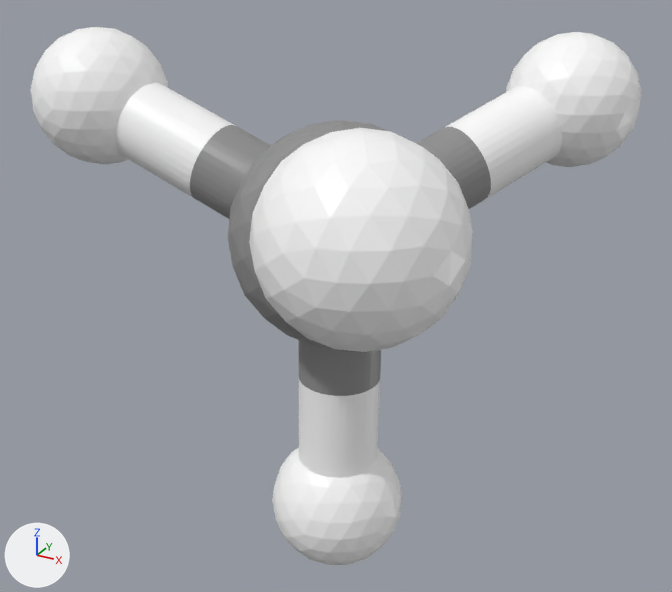
Two versions of the glTF model assets/molecule/CH4/CH4.gltf, one commit apart.
The view is the same before and after, from a camera (50 mm lens) standing at (0.373, -0.727, 0.772) and looking at (-0.02, -0.013, 0.415). Every picture has the same lights, and +X, +Y and +Z are marked at lower left. Where no turn or scale is listed for an object, it has been applied to the vertices.

In view in the first picture: 'Shape_IndexedFaceSet.022', 'Shape_IndexedFaceSet.023', 'Shape_IndexedFaceSet.024', 'Shape_IndexedFaceSet.025', 'Shape_IndexedFaceSet.026', 'Shape_IndexedFaceSet.027', 'Shape_IndexedFaceSet.029', 'Shape_IndexedFaceSet.034', 'Shape_IndexedFaceSet.035', 'Shape_IndexedFaceSet.037', 'Shape_IndexedFaceSet.039'.
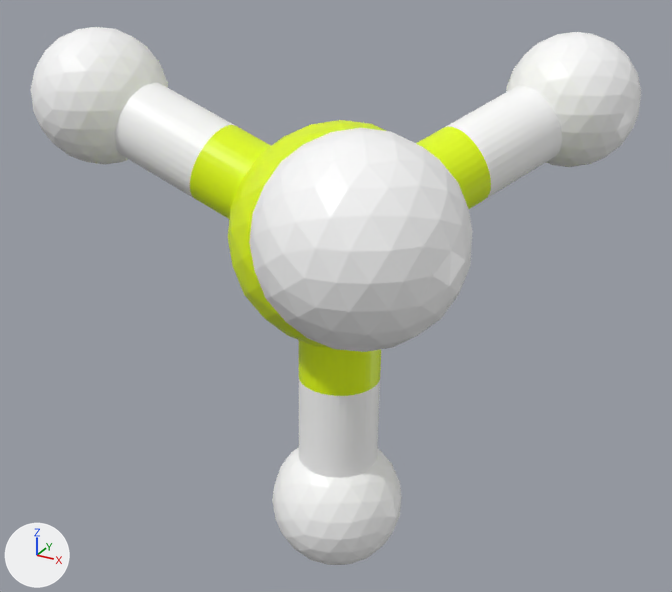
The newer file is also rescaled (x0.781), turned or shifted as a whole; pictures and numbers use the older file's frame.

What differs and where, as boxes [x1, y1, x2, y2] in the pictures (672 x 592 px):
'Shape_IndexedFaceSet.023', recoloured (grey to yellow)
    both: [228, 120, 386, 348]
'Shape_IndexedFaceSet.034', recoloured (grey to yellow)
    both: [190, 125, 271, 219]
'Shape_IndexedFaceSet.039', recoloured (grey to yellow)
    both: [299, 340, 381, 396]
'Shape_IndexedFaceSet.027', recoloured (grey to yellow)
    both: [416, 127, 491, 209]

The change, as a list of edits to the scene's bpy script:
```text
Change mat_material_008:
    mat_material_008.base_color: (0.279, 0.279, 0.279) -> (0.784, 1.0, 0.0)  # grey #909090 -> yellow #e5ff00
```
